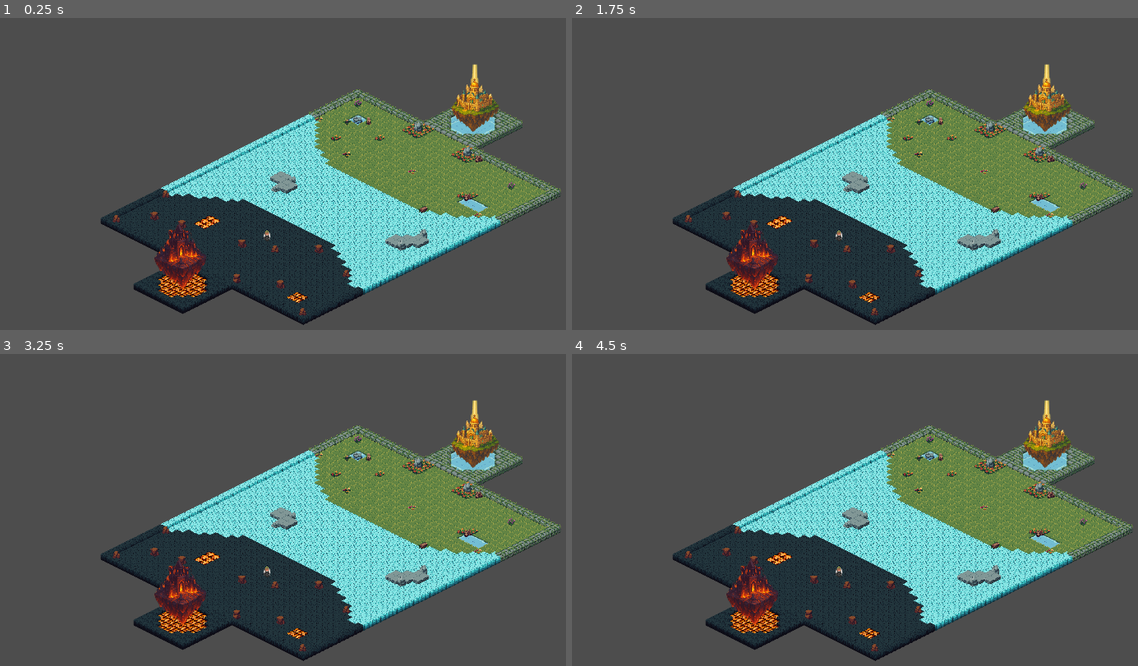
Above: before the commit, frames 1-4 (two rows, left to right).
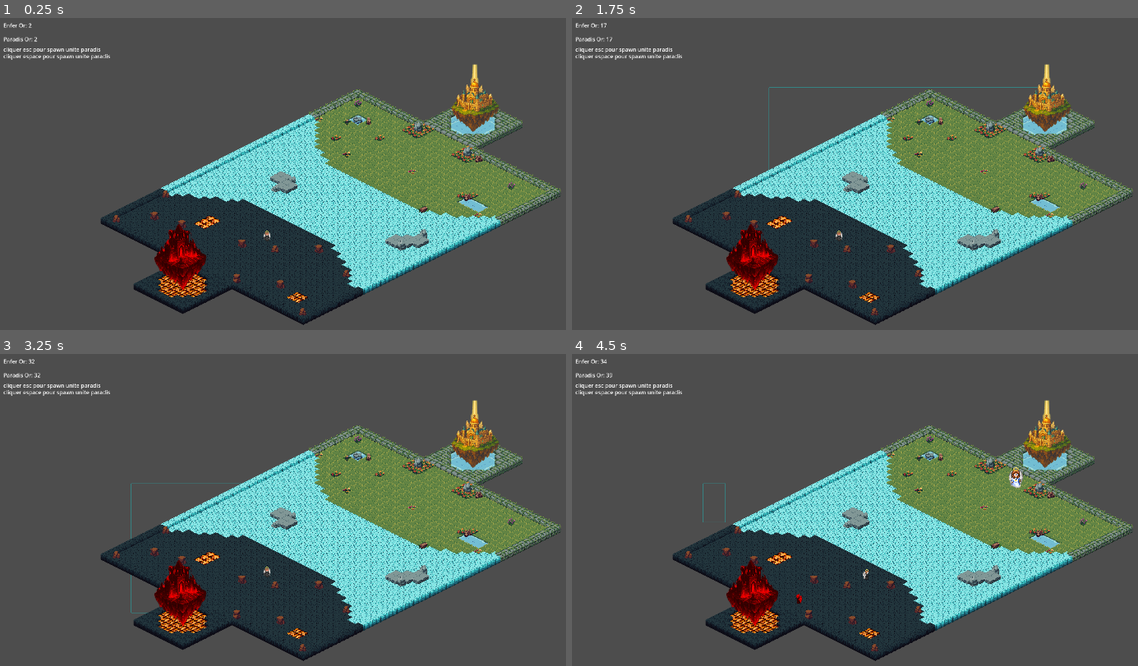
Above: after the commit, the same moments.

Repository: CorbeauBaptiste/Skyrage
Game: Godot game, scene res://world.tscn
The game is run twice, just before and just after one commit, with the same random seed, the same clock (stepped at 60 frames per second) and the same inputs.
Inputs (mouse positions are in pixels of both pictures, inside the frame that each line leads up to):
- Up to frame 1 (0.25 s): no input
- Up to frame 2 (1.75 s): tap Enter at 0.5 s; move the mouse to (1047, 183) at 0.52 s; right-click (1047, 183) at 0.6 s; click (1047, 183) at 0.67 s; tap Space at 0.77 s; drag from (770, 220) to (1041, 86) at 1.27 s
- Up to frame 3 (3.25 s): move the mouse to (396, 456) at 2.02 s; tap 2 at 2.1 s; click (396, 456) at 2.17 s; drag from (294, 612) to (130, 481) at 2.77 s
- Up to frame 4 (4.5 s): move the mouse to (1098, 594) at 3.52 s; tap Backspace at 3.6 s; click (1098, 594) at 3.67 s; tap Space at 3.77 s; drag from (702, 481) to (770, 600) at 4.27 s

The runs differ from the first frame. In frame 1, 1.4% of the frame differs, in the area x 0-37%, y 1-88%; in frame 2, 1.6%; in frame 3, 1.5%; in frame 4, 1.7%, in the area x 0-80%, y 1-88%.
Error before the commit: Parse Error: Could not resolve external class member "player". (res://world/world.gd:24)

Commit message:
refactor: renommage Joueur en Player

Diff:
--- a/base/scritps/Base.gd
+++ b/base/scritps/Base.gd
@@ -6,7 +6,7 @@
 var current_health: int
 
 var gold_manager: goldManager
-var player: Joueur
+var player: Player
 
 signal health_changed(current: int, max: int)
 signal base_destroyed(winning_team: String)
@@ -27,7 +27,7 @@
 		gold_manager.set_process(true)
 
 	# Joueur lié
-	player = Joueur.new(1 if team == "enfer" else 2, "Joueur " + team.capitalize(), team)  # p_camp = team
+	player = Player.new(1 if team == "enfer" else 2, "Joueur " + team.capitalize(), team)  # p_camp = team
 	add_child(player)
 	player.set_camp(team)  # Fixe camp
 	player.base = self  # Joueur pointe base (sync or)
--- a/project.godot
+++ b/project.godot
@@ -12,7 +12,7 @@
 
 config/name="SAE-jeu-video"
 run/main_scene="uid://ce10vc07drsvy"
-config/features=PackedStringArray("4.5", "Mobile")
+config/features=PackedStringArray("4.4", "Mobile")
 config/icon="res://icon.svg"
 
 [display]
--- a/world.tscn
+++ b/world.tscn
@@ -1909,14 +1909,14 @@
 height = 256.0
 
 [sub_resource type="CircleShape2D" id="CircleShape2D_dwbse"]
-radius = 258.00775
+radius = 258.008
 
 [sub_resource type="CapsuleShape2D" id="CapsuleShape2D_ioo17"]
-radius = 17.399994
-height = 46.39997
+radius = 17.4
+height = 46.4
 
 [sub_resource type="CircleShape2D" id="CircleShape2D_gbfbk"]
-radius = 337.3796
+radius = 337.38
 
 [node name="Level" type="Node2D"]
 script = ExtResource("1_aqk2v")
@@ -1949,14 +1949,14 @@
 [node name="CollisionShape2D" type="CollisionShape2D" parent="BaseEnfer"]
 position = Vector2(527, 691)
 shape = SubResource("CapsuleShape2D_gbfbk")
-debug_color = Color(0.88180524, 0.27955997, 0.48875248, 0.41960785)
+debug_color = Color(0.881805, 0.27956, 0.488752, 0.419608)
 
 [node name="DetectionArea" type="Area2D" parent="BaseEnfer"]
 
 [node name="CollisionShape2D" type="CollisionShape2D" parent="BaseEnfer/DetectionArea"]
 position = Vector2(575, 722)
 shape = SubResource("CircleShape2D_dwbse")
-debug_color = Color(0.7426857, 0.4444872, 0.3966836, 0.41960785)
+debug_color = Color(0.742686, 0.444487, 0.396684, 0.419608)
 
 [node name="SpawnPointEnfer" type="Marker2D" parent="BaseEnfer"]
 position = Vector2(625, 708)
@@ -1966,15 +1966,15 @@
 script = ExtResource("7_ioo17")
 
 [node name="Sprite2D" type="Sprite2D" parent="BaseParadis"]
-position = Vector2(1369, 106.00001)
+position = Vector2(1369, 106)
 scale = Vector2(-0.2, 0.2)
 texture = ExtResource("6_pkg7o")
 
 [node name="CollisionShape2D" type="CollisionShape2D" parent="BaseParadis"]
-position = Vector2(1368.0001, 103.000015)
+position = Vector2(1368, 103)
 scale = Vector2(5, 5)
 shape = SubResource("CapsuleShape2D_ioo17")
-debug_color = Color(0.9775415, 0, 0.40699473, 0.41960785)
+debug_color = Color(0.977542, 0, 0.406995, 0.419608)
 
 [node name="DetectionArea" type="Area2D" parent="BaseParadis"]
 position = Vector2(1236, 17)
Not shown: 1 places in world.tscn that only renumber resources
Not shown: 1 places in world/world.tscn that only renumber resources
